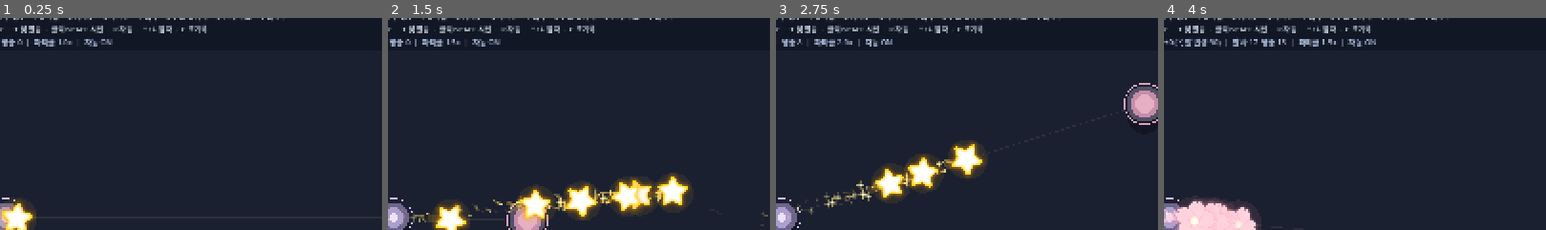
Above: before the commit, frames 1-4 (left to right).
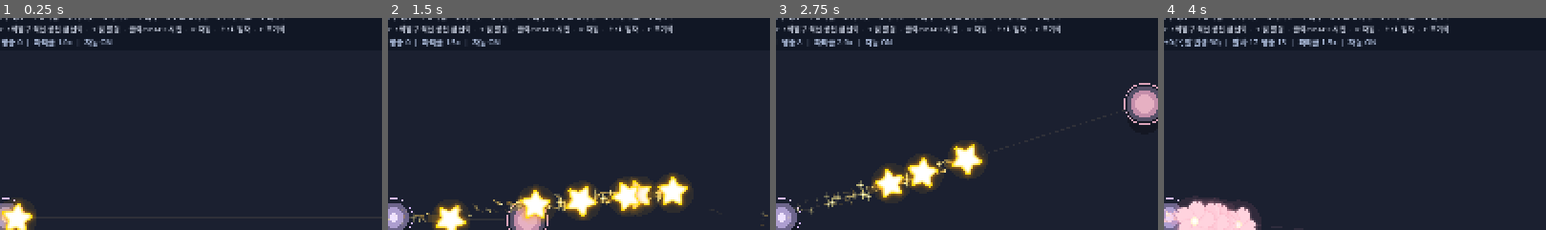
Above: after the commit, the same moments.

Repository: LittleEvasn/Test-Room
Game: Godot game, scene res://scenes/main.tscn
The game is run twice, just before and just after one commit, with the same random seed, the same clock (stepped at 60 frames per second) and the same inputs.
Inputs (mouse positions are % of the whole screen's width and height, from its top left):
- Up to frame 1 (0.25 s): no input
- Up to frame 2 (1.5 s): tap Enter at 0.5 s; move the mouse to (72, 44) at 0.52 s; hold Up 0.53-1.25 s; tap F at 0.6 s; click (72, 44) at 0.67 s; tap Space at 0.77, 0.8, 1.07 s; drag from (30, 54) to (45, 70) at 1.27 s
- Up to frame 3 (2.75 s): move the mouse to (60, 27) at 2.02 s; hold Up from 2.03 s (still down); tap F at 2.1 s; click (60, 27) at 2.17 s; tap Space at 2.3 s
- Up to frame 4 (4 s): release Up at 2.75 s; drag from (45, 70) to (20, 34) at 2.77 s; move the mouse to (80, 65) at 3.52 s; hold Down from 3.53 s (still down); tap 2 at 3.6 s; click (80, 65) at 3.67 s; tap Space at 3.77, 3.8 s
The pictures show only the part of the screen within x 12-62%, y 7-57%; the shares and areas given below are measured in that part.

The runs differ from the first frame. In frame 1, 1.5% of the frame differs, in the area x 2-75%, y 3-8%; in frame 2, 1.5%; in frame 3, 1.5%; in frame 4, 1.5%.

Commit message:
Rebuild fireball as Fireflies-inspired world-space kinetic flames with straight/orbit/curve tests

Diff:
--- a/scripts/fireball_impact_vfx.gd
+++ b/scripts/fireball_impact_vfx.gd
@@ -1,67 +1,78 @@
 extends Node2D
-## A brief fireball impact/explosion visual. Does not deal damage or burn.
-const IMPACT_SHADER = preload("res://shaders/fireball_impact.gdshader")
-const DURATION := 0.69
+## Original fire-fragment burst for the Fireflies-inspired projectile.
+## Independent expanding particles, not a stretched explosion PNG or ring shader.
+const FRAGMENT_TEXTURE = preload("res://scripts/fireflies_flame_fragment.gd")
+const DURATION := 0.83
 
-var size_radius := 50.0
+var radius := 50.0
 var density := 1.0
-var age := 0.0
-var material_instance: ShaderMaterial
-var motes: Array[Dictionary] = []
+var elapsed := 0.0
+var fragments: Array[Dictionary] = []
+var images: Array[Texture2D] = []
 var rng := RandomNumberGenerator.new()
 
-func configure(radius: float, multiplier: float) -> void:
-    size_radius = clampf(radius, 18.0, 160.0)
-    density = clampf(multiplier, 0.0, 3.0)
+func configure(burst_radius: float, particle_multiplier: float) -> void:
+    radius = clampf(burst_radius, 16.0, 180.0)
+    density = clampf(particle_multiplier, 0.0, 3.0)
 
 func _ready() -> void:
     rng.randomize()
-    material_instance = ShaderMaterial.new()
-    material_instance.shader = IMPACT_SHADER
-    material_instance.set_shader_parameter("seed", rng.randf_range(0.0, 100.0))
-    material_instance.set_shader_parameter("progress", 0.0)
-    var surface := ColorRect.new()
-    surface.color = Color.WHITE
-    surface.position = Vector2.ONE * (-size_radius * 1.15)
-    surface.size = Vector2.ONE * (size_radius * 2.30)
-    surface.mouse_filter = Control.MOUSE_FILTER_IGNORE
-    surface.material = material_instance
-    add_child(surface)
-    var count := clampi(roundi(9.0 * density), 0, 27)
-    for index in range(count):
-        var angle := TAU * (float(index) + rng.randf_range(-0.22, 0.22)) / float(maxi(count, 1))
-        var speed := size_radius * rng.randf_range(0.96, 1.90)
-        motes.append({
-            "angle": angle,
-            "speed": speed,
-            "size": rng.randf_range(1.2, 3.8),
-            "delay": rng.randf_range(0.01, 0.09)
+    images = [
+        FRAGMENT_TEXTURE.get_flame(0),
+        FRAGMENT_TEXTURE.get_flame(1),
+        FRAGMENT_TEXTURE.get_flame(2)
+    ]
+    var count := clampi(roundi(18.0 + 26.0 * density), 18, 94)
+    for i in range(count):
+        var angle := (float(i) + rng.randf_range(-0.35, 0.35)) / float(count) * TAU
+        var direction := Vector2.RIGHT.rotated(angle)
+        fragments.append({
+            "p": direction * rng.randf_range(0.0, 6.0),
+            "v": direction * (radius / DURATION) * rng.randf_range(0.65, 1.65),
+            "life": rng.randf_range(0.35, 0.78),
+            "age": -rng.randf_range(0.0, 0.12),
+            "width": rng.randf_range(6.0, 15.0),
+            "rot": rng.randf_range(-PI, PI),
+            "spin": rng.randf_range(-3.0, 3.0),
+            "variant": rng.randi_range(0, 2)
         })
 
 func _process(delta: float) -> void:
-    age += delta
-    material_instance.set_shader_parameter("progress", minf(age / DURATION, 1.0))
+    var dt := minf(delta, 0.06)
+    elapsed += dt
+    for i in range(fragments.size()):
+        var f: Dictionary = fragments[i]
+        f["age"] = float(f["age"]) + dt
+        if float(f["age"]) > 0.0:
+            f["p"] = Vector2(f["p"]) + Vector2(f["v"]) * dt
+            f["v"] = Vector2(f["v"]) * maxf(0.0, 1.0 - dt * 1.9)
+            f["rot"] = float(f["rot"]) + float(f["spin"]) * dt
+        fragments[i] = f
     queue_redraw()
-    if age >= DURATION:
+    if elapsed >= DURATION:
         queue_free()
 
 func _draw() -> void:
-    var progress := clampf(age / DURATION, 0.0, 1.0)
-    var ring_radius := size_radius * pow(progress, 0.62)
-    var fade := 1.0 - smoothstep(0.17, 0.92, progress)
-    draw_arc(Vector2.ZERO, ring_radius, 0.0, TAU, 56,
-        Color(1.0, 0.67, 0.14, fade * 0.38), 2.0 + fade * 2.0, true)
-    for mote in motes:
-        var active_age := age - float(mote["delay"])
-        if active_age <= 0.0:
+    var flash := 1.0 - smoothstep(0.0, 0.17, elapsed)
+    draw_circle(Vector2.ZERO, radius * (0.15 + elapsed * 0.60),
+        Color(1.0, 0.50, 0.10, flash * 0.19))
+    draw_circle(Vector2.ZERO, radius * (0.08 + elapsed * 0.25),
+        Color(1.0, 0.97, 0.72, flash * 0.87))
+    for f in fragments:
+        if float(f["age"]) < 0.0:
             continue
-        var duration := 0.45
-        var fraction := clampf(active_age / duration, 0.0, 1.0)
-        if fraction >= 1.0:
+        var t := float(f["age"]) / float(f["life"])
+        if t >= 1.0:
             continue
-        var dir := Vector2.RIGHT.rotated(float(mote["angle"]))
-        var position_now := dir * float(mote["speed"]) * active_age
-        var alpha := (1.0 - fraction) * 0.86
-        draw_line(position_now, position_now - dir * (5.0 + 5.0 * fraction),
-            Color(1.0, 0.58 + 0.28 * fraction, 0.09, alpha),
-            float(mote["size"]) * (1.0 - fraction * 0.50), true)
+        var col := Color("fff3a6").lerp(Color("ff9824"),
+            smoothstep(0.0, 0.55, t))
+        col = col.lerp(Color("ce2c20"), smoothstep(0.40, 1.0, t))
+        col.a = pow(1.0 - t, 0.68) * 0.89
+        var w := float(f["width"]) * (1.0 + t * 0.45) * (1.0 - 0.65 * t * t)
+        draw_set_transform(Vector2(f["p"]), float(f["rot"]), Vector2.ONE)
+        var texture: Texture2D = images[int(f["variant"])]
+        var glow := w * 1.50
+        draw_texture_rect(texture, Rect2(Vector2(-glow, -glow), Vector2.ONE * glow * 2.0),
+            false, Color(1.0, 0.32, 0.02, col.a * 0.12))
+        draw_texture_rect(texture, Rect2(Vector2(-w, -w), Vector2.ONE * w * 2.0), false, col)
+    draw_set_transform(Vector2.ZERO, 0.0, Vector2.ONE)
--- a/scripts/fireball_vfx.gd
+++ b/scripts/fireball_vfx.gd
@@ -1,122 +1,195 @@
 extends Node2D
-## Fireball projectile VFX only. A connected turbulent shader, no PNGs.
-## Base game has 270px/s; the Lab uses speeded-up travel to reach its
-## deliberately distant test reticle before the projectile expires.
+## Fireflies-inspired kinetic fireball — ORIGINAL Godot recreation.
+## Source study: NestGameStudio/Fireflies Player.prefab (Unity TrailRenderer)
+## + lookAlongVelocity.cs + scaleByVelocity.cs.
+## Particles keep their world positions; the source can orbit, turn or bounce.
+## No original Fireflies game art/code is bundled or copied.
 signal impacted(at: Vector2)
 signal finished()
 
-const BODY_SHADER = preload("res://shaders/fireball_body.gdshader")
+const FRAGMENT_TEXTURE = preload("res://scripts/fireflies_flame_fragment.gd")
 const RADII := [50.0, 65.0, 80.0, 100.0]
 const PREVIEW_SPEED := 590.0
-const MAX_PREVIEW_LIFE := 2.45
+const MAX_STRAIGHT_LIFE := 2.45
+const ORBIT_LIFE := 4.95
 
 var from_point := Vector2.ZERO
 var to_point := Vector2.ZERO
-var stage := 0
 var density := 1.0
-var velocity := Vector2.RIGHT
-var distance := 1.0
-var traveled := 0.0
-var elapsed := 0.0
-var shader_material: ShaderMaterial
-var sparks: Array[Dictionary] = []
-var streaks: Array[Dictionary] = []
-var spawn_clock := 0.0
+var rank := 0
+var motion := 0 # 0 straight, 1 orbit, 2 curving
+var age := 0.0
+var dying := false
+var linger := 0.0
+var distance := 0.0
+var last_world := Vector2.ZERO
+var current_velocity := Vector2.RIGHT
+var particles: Array[Dictionary] = []
+var flame_images: Array[Texture2D] = []
 var rng := RandomNumberGenerator.new()
-var done := false
+var pulse_seed := 0.0
 
-func configure(origin: Vector2, target: Vector2, multiplier: float, rank: int) -> void:
+func configure(origin: Vector2, target: Vector2, multiplier: float, cast_rank: int, travel_mode: int = 0) -> void:
     from_point = origin
     to_point = target
     density = clampf(multiplier, 0.0, 3.0)
-    stage = clampi(rank, 0, 3)
+    rank = clampi(cast_rank, 0, 3)
+    motion = clampi(travel_mode, 0, 2)
 
 func _ready() -> void:
     rng.randomize()
-    position = from_point
-    velocity = (to_point - from_point).normalized()
-    if velocity.length_squared() < 0.01:
-        velocity = Vector2.RIGHT
+    pulse_seed = rng.randf_range(0.0, TAU)
+    flame_images = [
+        FRAGMENT_TEXTURE.get_flame(0),
+        FRAGMENT_TEXTURE.get_flame(1),
+        FRAGMENT_TEXTURE.get_flame(2)
+    ]
     distance = from_point.distance_to(to_point)
-    rotation = velocity.angle()
-    scale = Vector2.ONE * (0.78 + float(stage) * 0.09)
-    shader_material = ShaderMaterial.new()
-    shader_material.shader = BODY_SHADER
-    shader_material.set_shader_parameter("seed", rng.randf_range(0.0, 100.0))
-    shader_material.set_shader_parameter("vigor", rng.randf_range(0.9, 1.15))
-    shader_material.set_shader_parameter("appear", 0.0)
-    var face := ColorRect.new()
-    face.color = Color.WHITE
-    face.position = Vector2(-149.0, -62.0)
-    face.size = Vector2(224.0, 124.0)
-    face.mouse_filter = Control.MOUSE_FILTER_IGNORE
-    face.material = shader_material
-    add_child(face)
+    if motion == 1:
+        position = from_point + Vector2(134.0 + float(rank) * 10.0, 0.0)
+    else:
+        position = from_point
+    last_world = global_position
+    current_velocity = (to_point - from_point).normalized() * PREVIEW_SPEED
 
 func _process(delta: float) -> void:
-    if done:
+    var dt := minf(delta, 0.06)
+    age += dt
+    _update_fragments(dt)
+    if dying:
+        linger -= dt
+        queue_redraw()
+        if linger <= 0.0:
+            queue_free()
         return
-    elapsed += delta
-    var step := minf(PREVIEW_SPEED * delta, maxf(0.0, distance - traveled))
-    traveled += step
-    position = from_point + velocity * traveled
-    shader_material.set_shader_parameter("appear", minf(elapsed / 0.12, 1.0))
-    spawn_clock += delta * (30.0 + density * 23.0)
-    while spawn_clock >= 1.0:
-        spawn_clock -= 1.0
-        _add_spark()
-    for index in range(sparks.size() - 1, -1, -1):
-        var spark: Dictionary = sparks[index]
-        spark["life"] = float(spark["life"]) - delta
-        spark["pos"] = Vector2(spark["pos"]) + Vector2(spark["vel"]) * delta
-        spark["vel"] = Vector2(spark["vel"]) * (1.0 - minf(delta * 1.7, 0.5))
-        if float(spark["life"]) <= 0.0:
-            sparks.remove_at(index)
-        else:
-            sparks[index] = spark
-    # Short fiery wake made from continuous streaks, not separate round blobs.
-    streaks.push_front({"pos": position, "age": 0.0})
-    if streaks.size() > 14:
-        streaks.pop_back()
-    for index in range(streaks.size()):
-        var s: Dictionary = streaks[index]
-        s["age"] = float(s["age"]) + delta
-        streaks[index] = s
+
+    var previous := global_position
+    match motion:
+        1:
+            var theta := age * 2.65
+            var radius := 134.0 + float(rank) * 10.0
+            position = from_point + Vector2(cos(theta), sin(theta)) * radius
+        2:
+            var direction := (to_point - from_point).normalized()
+            if direction.length_squared() < 0.001:
+                direction = Vector2.RIGHT
+            var progress := minf(age * PREVIEW_SPEED / maxf(distance, 1.0), 1.0)
+            var sideways := sin(progress * TAU * 2.2) * sin(progress * PI) * 77.0
+            position = from_point.lerp(to_point, progress) + direction.orthogonal() * sideways
+        _:
+            var direction := (to_point - from_point).normalized()
+            if direction.length_squared() < 0.001:
+                direction = Vector2.RIGHT
+            position = from_point + direction * minf(age * PREVIEW_SPEED, distance)
+
+    var now := global_position
+    current_velocity = (now - previous) / maxf(dt, 0.0001)
+    if current_velocity.length_squared() > 0.01:
+        _emit_along(previous, now)
+    last_world = now
     queue_redraw()
-    if traveled >= distance - 0.1 or elapsed >= MAX_PREVIEW_LIFE:
-        _finish()
+    if (motion == 1 and age >= ORBIT_LIFE) or (motion != 1 and
+            (now.distance_to(to_point) < 1.0 or age >= MAX_STRAIGHT_LIFE)):
+        _impact()
 
-func _add_spark() -> void:
-    if density <= 0.0 or sparks.size() >= 42:
+func _emit_along(a: Vector2, b: Vector2) -> void:
+    if density <= 0.0:
         return
-    var side := velocity.orthogonal()
-    var point := position - velocity * rng.randf_range(13.0, 34.0) + side * rng.randf_range(-14.0, 14.0)
-    var life := rng.randf_range(0.22, 0.58)
-    sparks.append({
-        "pos": point,
-        "vel": -velocity * rng.randf_range(45.0, 155.0) + side * rng.randf_range(-45.0, 45.0),
-        "life": life, "max": life, "size": rng.randf_range(1.2, 3.0)
-    })
+    var step_distance := a.distance_to(b)
+    var amount := clampi(roundi(step_distance * 0.245 * density), 0, 24)
+    if amount <= 0:
+        return
+    var heading := current_velocity.normalized()
+    var tangent := heading.orthogonal()
+    for k in range(amount):
+        var fraction := (float(k) + rng.randf_range(0.2, 0.8)) / float(amount)
+        var location := a.lerp(b, fraction)
+        var hot := rng.randf() < 0.63
+        var life := rng.randf_range(0.23, 0.41) if hot else rng.randf_range(0.38, 0.60)
+        var vel := heading * rng.randf_range(-58.0, 42.0)
+        vel += tangent * rng.randf_range(-64.0, 64.0)
+        vel += current_velocity * rng.randf_range(0.015, 0.075)
+        var width := rng.randf_range(9.0, 17.0) if hot else rng.randf_range(4.2, 11.0)
+        particles.append({
+            "p": location + tangent * rng.randf_range(-5.0, 5.0),
+            "v": vel,
+            "age": rng.randf_range(0.0, 0.045),
+            "life": life,
+            "width": width * (0.84 + float(rank) * 0.065),
+            "rot": rng.randf_range(-PI, PI),
+            "turn": rng.randf_range(-2.5, 2.5),
+            "variation": rng.randi_range(0, 2),
+            "seed": rng.randf_range(0.0, TAU),
+            "hot": hot
+        })
+    # Bounded draw work; old fragments disappear first.
+    if particles.size() > 280:
+        particles = particles.slice(particles.size() - 280)
+
+func _update_fragments(dt: float) -> void:
+    for i in range(particles.size() - 1, -1, -1):
+        var frag: Dictionary = particles[i]
+        frag["age"] = float(frag["age"]) + dt
+        if float(frag["age"]) >= float(frag["life"]):
+            particles.remove_at(i)
+            continue
+        var t: float = float(frag["age"]) / float(frag["life"])
+        var swirl := Vector2(
+            sin(float(frag["seed"]) + age * 14.0),
+            cos(float(frag["seed"]) * 0.6 + age * 11.0)
+        ) * (24.0 * t)
+        frag["p"] = Vector2(frag["p"]) + (Vector2(frag["v"]) + swirl + Vector2(0.0, -11.0)) * dt
+        frag["v"] = Vector2(frag["v"]) * maxf(0.0, 1.0 - dt * 2.7)
+        frag["rot"] = float(frag["rot"]) + float(frag["turn"]) * dt
+        particles[i] = frag
+
+func _fragment_color(life_fraction: float, is_hot: bool) -> Color:
+    var t := clampf(life_fraction, 0.0, 1.0)
+    var color: Color
+    if t < 0.30:
+        color = Color("fff9ac").lerp(Color("ffdb45"), t / 0.30)
+    elif t < 0.65:
+        color = Color("ffdb45").lerp(Color("ff8a20"), (t - 0.30) / 0.35)
+    else:
+        color = Color("ff8a20").lerp(Color("d72a20"), (t - 0.65) / 0.35)
+    if is_hot and t < 0.16:
+        color = Color("fffef0").lerp(color, t / 0.16)
+    color.a = pow(1.0 - t, 0.56) * minf(1.0, (1.0 - t) * 5.0) * 0.96
+    return color
 
 func _draw() -> void:
-    for index in range(streaks.size() - 1):
-        var a: Vector2 = to_local(Vector2(streaks[index]["pos"]))
-        var b: Vector2 = to_local(Vector2(streaks[index + 1]["pos"]))
-        var fade := 1.0 - float(index) / float(maxi(streaks.size(), 1))
-        draw_line(a, b, Color(1.0, 0.29 + 0.4 * fade, 0.035, fade * 0.25), 15.0 * fade, true)
-        draw_line(a, b, Color(1.0, 0.80, 0.19, fade * 0.24), 4.0 * fade, true)
-    for spark in sparks:
-        var point: Vector2 = to_local(Vector2(spark["pos"]))
-        var dir: Vector2 = Vector2(spark["vel"]).normalized()
-        var alpha: float = float(spark["life"]) / float(spark["max"])
-        draw_line(point, point - dir * (4.0 + float(spark["size"]) * 1.4),
-            Color(1.0, 0.64 + 0.27 * alpha, 0.16, alpha * 0.85),
-            maxf(float(spark["size"]) * 0.65, 0.7), true)
+    # Particle positions are in world space. The emitter node moves freely.
+    # Unlike a rotated PNG, previously spawned fragments NEVER rotate with it.
+    for frag in particles:
+        var t: float = float(frag["age"]) / float(frag["life"])
+        var color := _fragment_color(t, bool(frag["hot"]))
+        var width := float(frag["width"]) * (1.0 + 0.22 * sin(t * PI))
+        width *= (1.0 - 0.55 * t * t)
+        var texture: Texture2D = flame_images[int(frag["variation"])]
+        draw_set_transform(to_local(Vector2(frag["p"])), float(frag["rot"]), Vector2.ONE)
+        var glow_extent := width * 1.55
+        draw_texture_rect(texture, Rect2(Vector2(-glow_extent, -glow_extent),
+            Vector2.ONE * glow_extent * 2.0), false,
+            Color(1.0, 0.25, 0.025, color.a * 0.13))
+        draw_texture_rect(texture, Rect2(Vector2(-width, -width),
+            Vector2.ONE * width * 2.0), false, color)
+        if bool(frag["hot"]) and t < 0.30:
+            draw_circle(Vector2(-width * 0.08, -width * 0.10), width * 0.24,
+                Color(1.0, 1.0, 0.82, (0.30 - t) * 1.55))
+    draw_set_transform(Vector2.ZERO, 0.0, Vector2.ONE)
+    if not dying:
+        var pulse := 1.0 + sin(age * 24.0 + pulse_seed) * 0.07
+        var r := (7.7 + float(rank) * 0.6) * pulse
+        draw_circle(Vector2.ZERO, r * 2.45, Color(1.0, 0.25, 0.018, 0.065))
+        draw_circle(Vector2.ZERO, r * 1.62, Color(1.0, 0.56, 0.09, 0.20))
+        draw_circle(Vector2.ZERO, r * 1.20, Color(1.0, 0.78, 0.25, 0.92))
+        draw_circle(Vector2.ZERO, r * 0.81, Color(1.0, 0.97, 0.77, 1.0))
+        draw_circle(Vector2.ZERO, r * 0.44, Color(1.0, 1.0, 0.995, 1.0))
 
-func _finish() -> void:
-    if done:
+func _impact() -> void:
+    if dying:
         return
-    done = true
+    dying = true
+    linger = 0.67
     impacted.emit(global_position)
     finished.emit()
-    queue_free()
--- /dev/null
+++ b/scripts/fireflies_flame_fragment.gd
@@ -0,0 +1,30 @@
+extends RefCounted
+## Original procedural flame-fragment textures. No external copyrighted textures.
+## Each texture is a soft, asymmetric fire shard, not a round particle.
+static var cached: Array[Texture2D] = []
+
+static func get_flame(variant: int) -> Texture2D:
+    if cached.is_empty():
+        cached.append(_generate(0))
+        cached.append(_generate(1))
+        cached.append(_generate(2))
+    return cached[clampi(variant, 0, cached.size() - 1)]
+
+static func _generate(variant: int) -> Texture2D:
+    const SIZE := 64
+    var img := Image.create(SIZE, SIZE, false, Image.FORMAT_RGBA8)
+    for y in range(SIZE):
+        for x in range(SIZE):
+            var p := Vector2((float(x) + 0.5) / float(SIZE) * 2.0 - 1.0,
+                (float(y) + 0.5) / float(SIZE) * 2.0 - 1.0)
+            var angle := atan2(p.y, p.x)
+            var radial := Vector2(p.x * (0.91 if variant == 2 else 1.05),
+                p.y * (1.28 if variant == 1 else 0.93)).length()
+            var wavy := 0.68
+            wavy += 0.115 * sin(angle * 3.0 + float(variant) * 1.9)
+            wavy += 0.095 * sin(angle * 5.0 - float(variant) * 1.3)
+            wavy += 0.048 * sin(angle * 8.0 + float(variant) * 2.6)
+            var edge := 1.0 - smoothstep(wavy - 0.14, wavy + 0.055, radial)
+            var alpha := clampf(edge, 0.0, 1.0)
+            img.set_pixel(x, y, Color(1.0, 1.0, 1.0, alpha))
+    return ImageTexture.create_from_image(img)
--- a/scripts/main.gd
+++ b/scripts/main.gd
@@ -52,6 +52,7 @@
 var fireball_rank := 0
 var fireball_impacts := 0
 var fireball_finished := 0
+var fireball_motion := 0 # 0 straight, 1 orbit, 2 curving
 
 var title_label: Label
 var info_label: Label
@@ -107,8 +108,8 @@
 			particle_multiplier, "ON" if autofire else "OFF"
 		]
 	elif selected_spell == 9:
-		status_label.text = "선택 %s +%d | 폭발 반경 %.0f | 비행 %d  착탄 %d  완료 %d | 불티 %.1fx 자동 %s" % [
-			spell_name, fireball_rank, float(FIREBALL_SCRIPT.RADII[fireball_rank]), fired_count,
+		status_label.text = "선택 %s +%d | %s | 폭발 %.0f | 발사 %d  폭발 %d  종료 %d | 불꽃 %.1fx 자동 %s  [F 이동방식]" % [
+			spell_name, fireball_rank, ["직선 비행", "공전", "급선회"][fireball_motion], float(FIREBALL_SCRIPT.RADII[fireball_rank]), fired_count,
 			fireball_impacts, fireball_finished, particle_multiplier, "ON" if autofire else "OFF"
 		]
 	elif selected_spell == 8:
@@ -132,7 +133,7 @@
 			return 1.55 if thunder_rank <= 1 else (2.20 if thunder_rank == 2 else 2.85)
 		7: return 4.4
 		8: return 1.15
-		9: return 1.35
+		9: return 5.20 if fireball_motion == 1 else 2.50
 	return fire_interval
 
 func shoot(replace_hole: bool = false) -> void:
@@ -211,7 +212,7 @@
 		if get_tree().get_nodes_in_group("vfx_fireball").size() >= 6:
 			return
 		var fireball = FIREBALL_SCRIPT.new()
-		fireball.configure(START_POINT, target_point, particle_multiplier, fireball_rank)
+		fireball.configure(START_POINT, target_point, particle_multiplier, fireball_rank, fireball_motion)
 		add_child(fireball)
 		fireball.add_to_group("vfx_fireball")
 		fireball.impacted.connect(_on_fireball_impact.bind(fireball_rank))
@@ -408,6 +409,9 @@
 			KEY_F:
 				if selected_spell == 7:
 					ember_style = (ember_style + 1) % 3
+				elif selected_spell == 9:
+					fireball_motion = (fireball_motion + 1) % 3
+					fire_clock = 0.05
 			KEY_SPACE:
 				shoot(true)
 			KEY_T:
@@ -494,7 +498,7 @@
 	_update_title()
 
 	info_label = Label.new()
-	info_label.text = "1 별빛탄  ·  2 꽃폭탄  ·  3 부메랑  ·  4 블랙홀  ·  5 가시꽃  ·  6 서리검  ·  7 벼락  ·  8 잔불 발자국  ·  9 번개 아크  ·  0 화염구\nQ/E 단계  ·  F 불꽃 A/B/C  ·  T 덫 발동  ·  클릭/SPACE 시전  ·  R 자동  ·  ↑/↓ 입자  ·  C 초기화"
+	info_label.text = "1 별빛탄  ·  2 꽃폭탄  ·  3 부메랑  ·  4 블랙홀  ·  5 가시꽃  ·  6 서리검  ·  7 벼락  ·  8 잔불 발자국  ·  9 번개 아크  ·  0 화염구\nQ/E 단계  ·  F 불꽃 A/B/C / 화염구 직선·공전·급선회  ·  T 덫 발동  ·  클릭/SPACE 시전  ·  R 자동  ·  ↑/↓ 입자  ·  C 초기화"
 	info_label.position = Vector2(36, 57)
 	info_label.add_theme_font_size_override("font_size", 15)
 	info_label.add_theme_color_override("font_color", Color("c9d0e0"))
Not shown, changed: README.md
